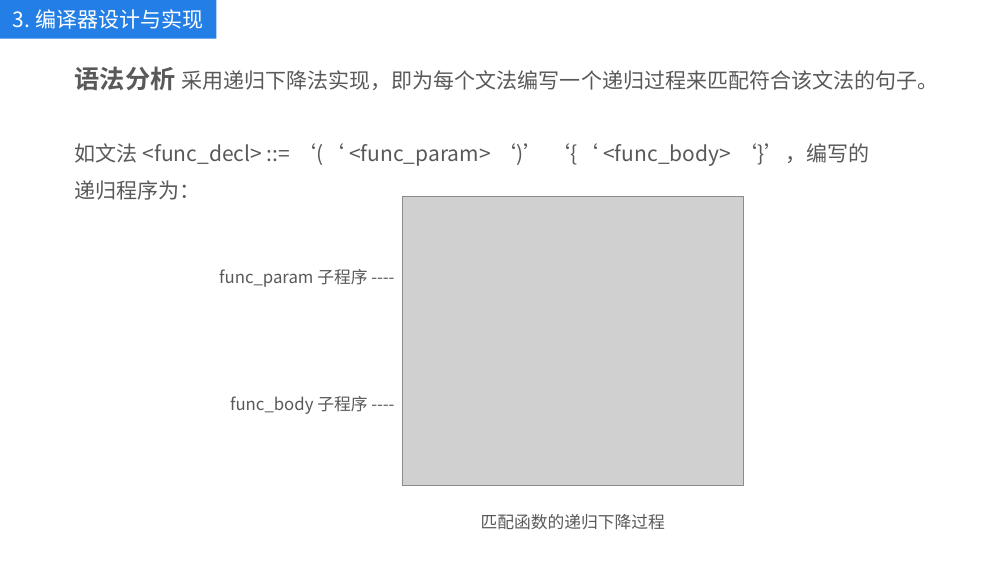
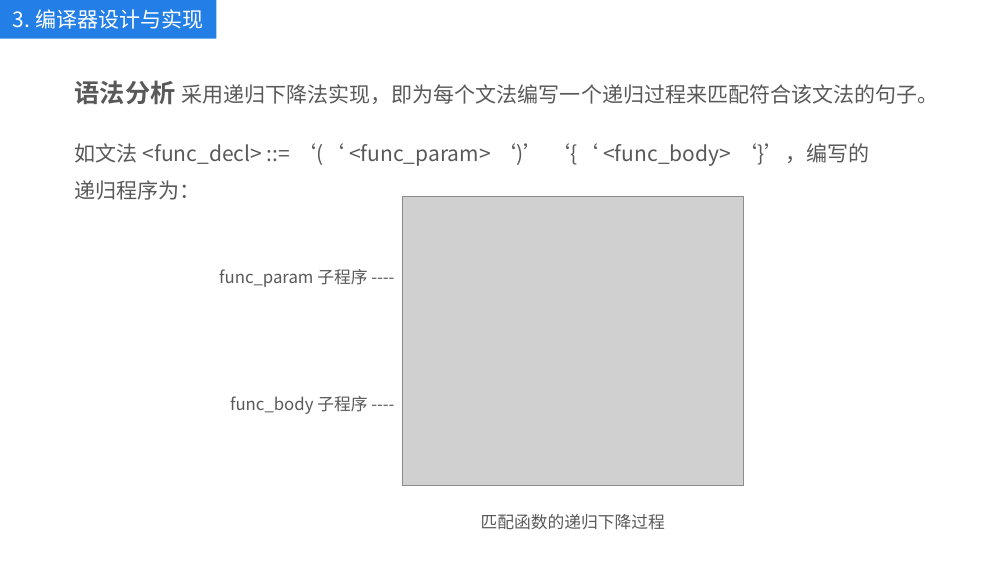
Before and after one commit to kkli28/cc, a slide deck: slide 13 of 论文相关/答辩ppt.pptx (slide 16 before the commit). Drawn at 1008x567 pixels with LibreOffice and Linux fonts; fonts in the diff are those of the drawing; grey boxes stand for pictures. Boxes give left, top, right and bottom in pixels: in the first picture for what was removed or moved away, otherwise in the second. Text is boxed around its words. In the diff, an @@ line names an element or a change of style, - is before the commit and + after.

```diff
--- a/论文相关/答辩ppt.pptx
+++ b/论文相关/答辩ppt.pptx
@@ text "语法分析 采用递归下降法实现，即为每个文法编写一个递归过程来匹配符合该文法的句子。": place and size @@
-text "语法分析 采用递归下降法实现，即为每个文法编写一个递归过程来匹配符合该文法的句子。" at (75,66,938,90)
+text "语法分析 采用递归下降法实现，即为每个文法编写一个递归过程来匹配符合该文法的句子。" at (75,80,938,104)
```
Also in this commit, not shown: 11 other slides changed, 6 slides removed, 7 other files.
